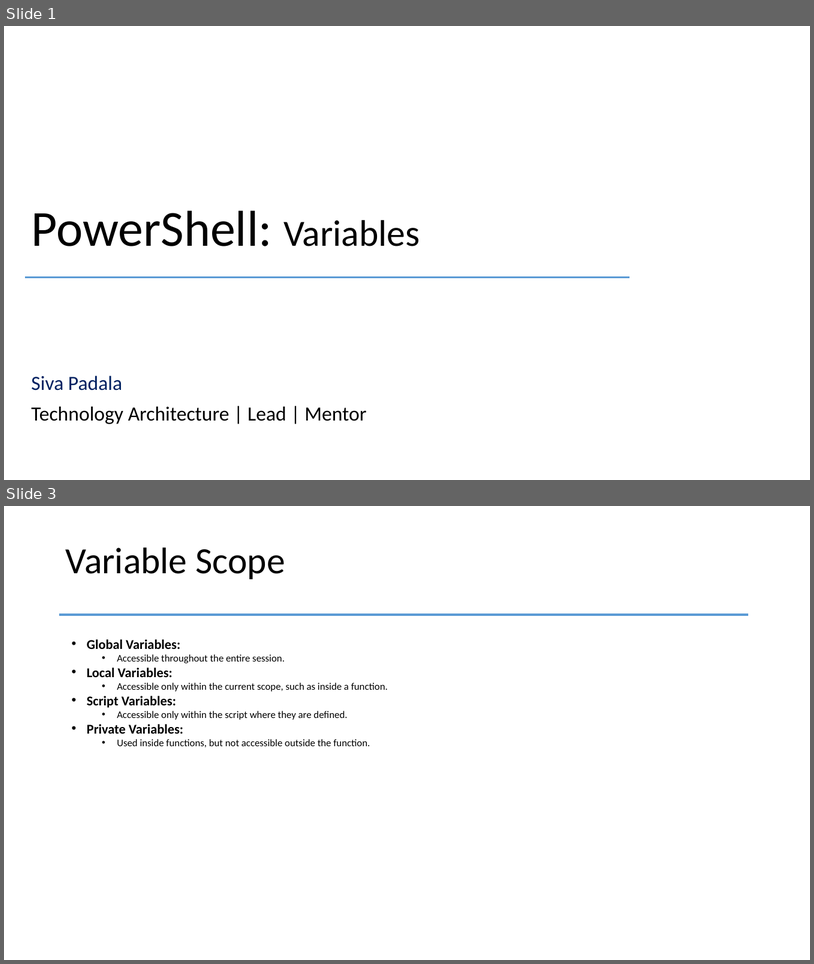
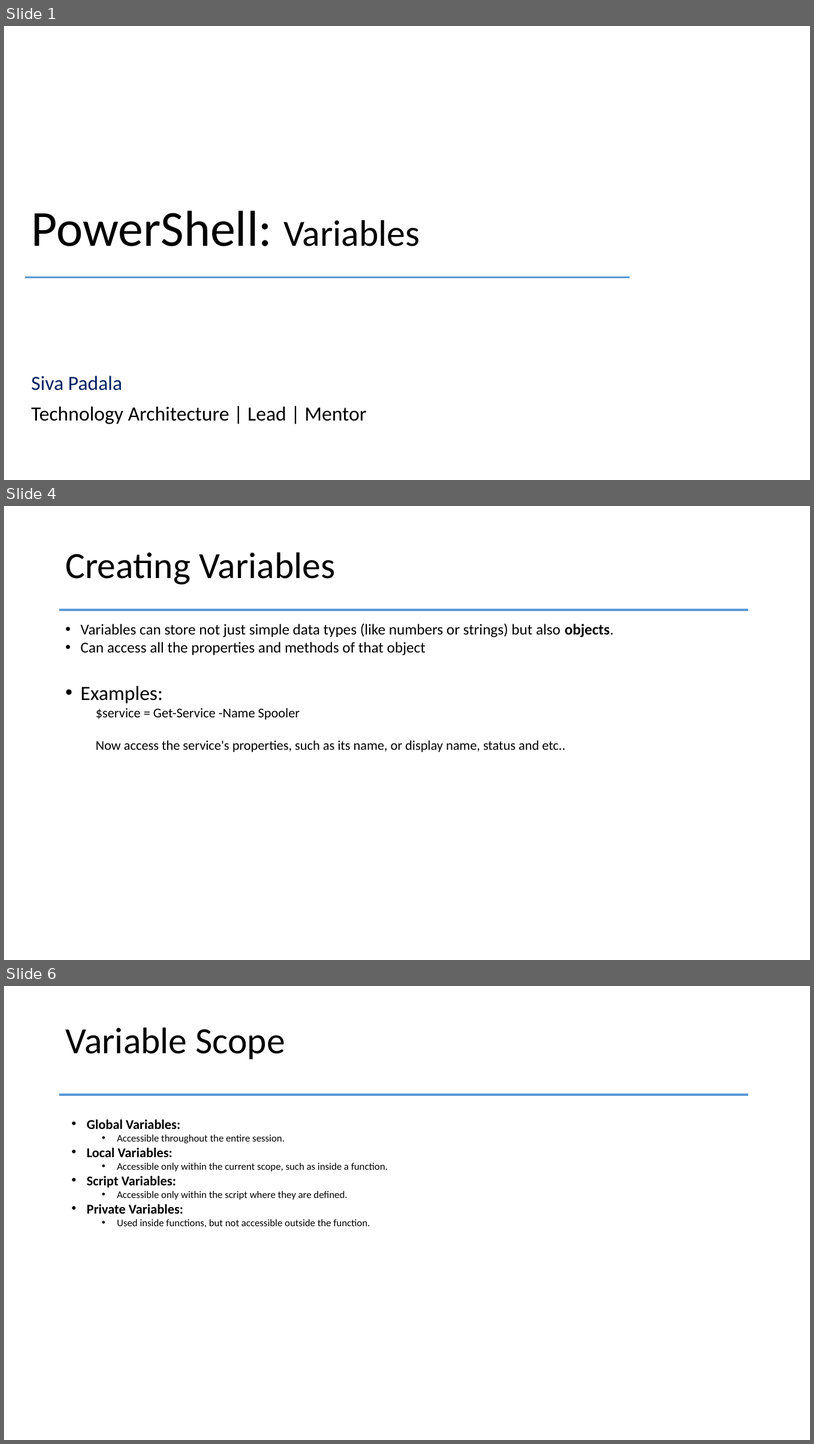
Before and after one commit to PSRITPro/my-learning-journal, a slide deck: PowerShell/Day6/PowerShell.pptx. Shown one above the other, each under a label of ours: slides 1 and 3 before the commit, slides 1, 4 and 6 after it; the slides between them are not shown. The pictures are 814x964 and 814x1444 pixels, drawn with LibreOffice and Linux fonts; fonts in the diff are those of the drawing. Boxes give left, top, right and bottom in pixels: in the first picture for what was removed or moved away, otherwise in the second. Text is boxed around its words. In the diff, an @@ line names an element or a change of style, - is before the commit and + after.

```diff
--- a/PowerShell/Day6/PowerShell.pptx
+++ b/PowerShell/Day6/PowerShell.pptx
@@ slide 4 added at [4, 506, 810, 960], background #FFFFFF @@
@@ title added at [65, 552, 335, 585], 44 pt, text #000000 @@
+Creating Variables
@@ line added from (60, 609) to (749, 609), #5B9BD5 3 pt @@
@@ text added at [81, 623, 614, 752], 18 pt, text #000000 @@
+• Variables can store not just simple data types (like numbers or strings) but also objects.
+• Can access all the properties and methods of that object
+• Examples:
+  $service = Get-Service -Name Spooler
+  Now access the service's properties, such as its name, or display name, status and etc..
@@ what was slide 3 is now slide 6 @@
```
Also in this commit, not shown: 1 slide changed, 2 other slides added, 1 other file.
